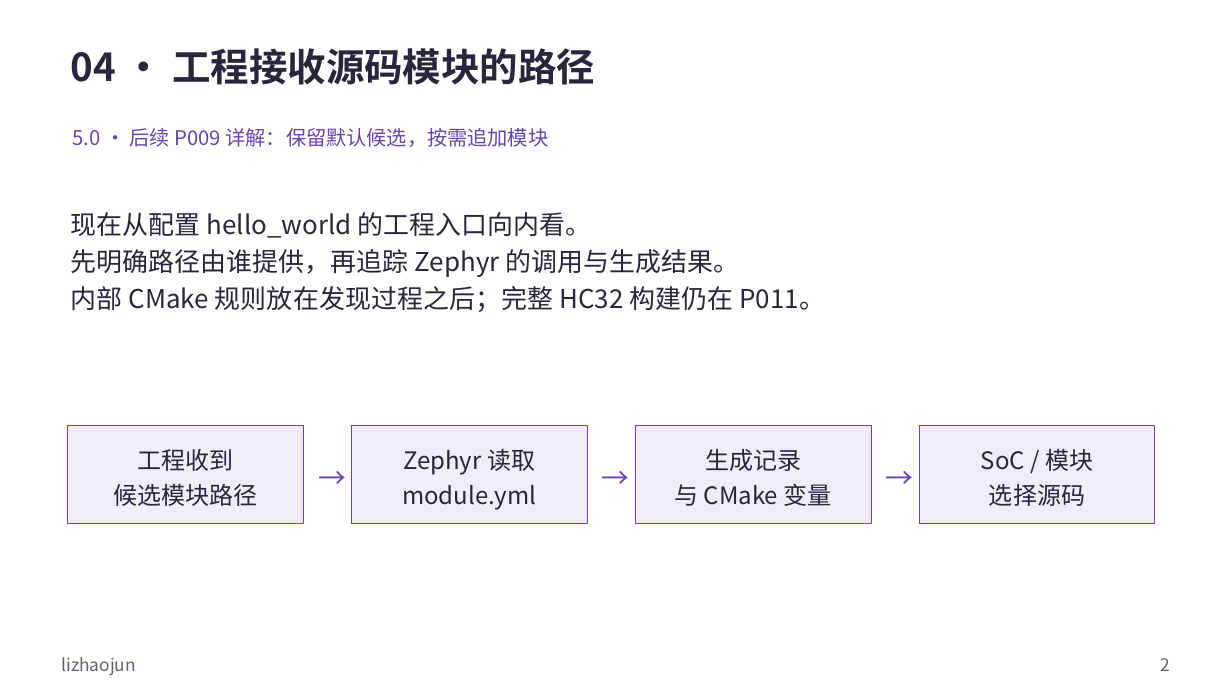
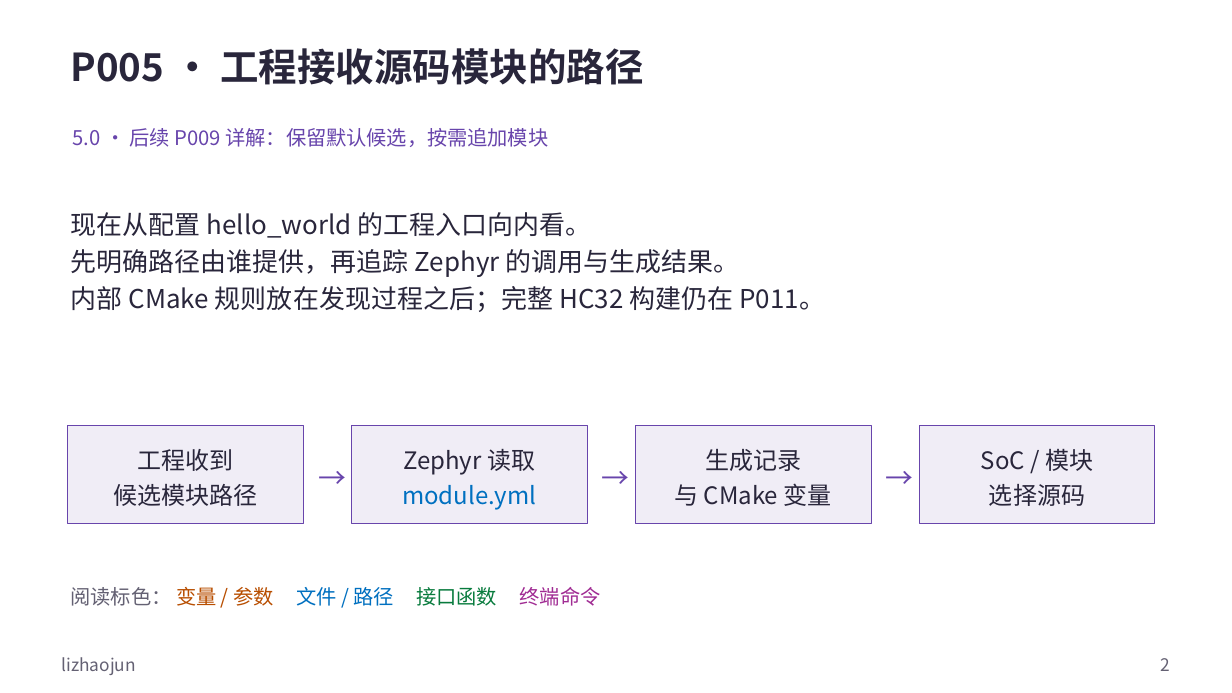
Before and after one commit to FormingSystem/zephyr_hc32f4a0, a slide deck: slide 2 of learning/P01_zephyr_make_project/slides/P005_源码模块接入Zephyr工程_Windows.pptx. Drawn at 1232x693 pixels with LibreOffice and Linux fonts; fonts in the diff are those of the drawing. Boxes give left, top, right and bottom in pixels: in the first picture for what was removed or moved away, otherwise in the second. Text is boxed around its words. In the diff, an @@ line names an element or a change of style, - is before the commit and + after.

Commit message:
content(learning/modules): 统一源码模块接入图示与代码样式
- 区分模块路径、YAML 字段、派生变量与 CMake 接口，补图例并校正下载及新增板章节的导航文字。
- 正式 PPT 与可重建原生源同步，保留封面、媒体、批注和非正文页脚署名。

```diff
--- a/learning/P01_zephyr_make_project/slides/P005_源码模块接入Zephyr工程_Windows.pptx
+++ b/learning/P01_zephyr_make_project/slides/P005_源码模块接入Zephyr工程_Windows.pptx
@@ text at (x1=71, y1=48, x2=643, y2=85): text changed @@
-04 · 工程接收源码模块的路径
+P005 · 工程接收源码模块的路径
@@ text in rectangle at (x1=402, y1=485, x2=536, y2=510): text colour #29263B to #0070C0 in "module.yml" @@
@@ text added at (x1=71, y1=587, x2=601, y2=606), 15.8 pt, text #646173 @@
+阅读标色： 变量 / 参数 文件 / 路径 接口函数 终端命令
```
Also in this commit, not shown: 11 other slides changed, 14 other files.
